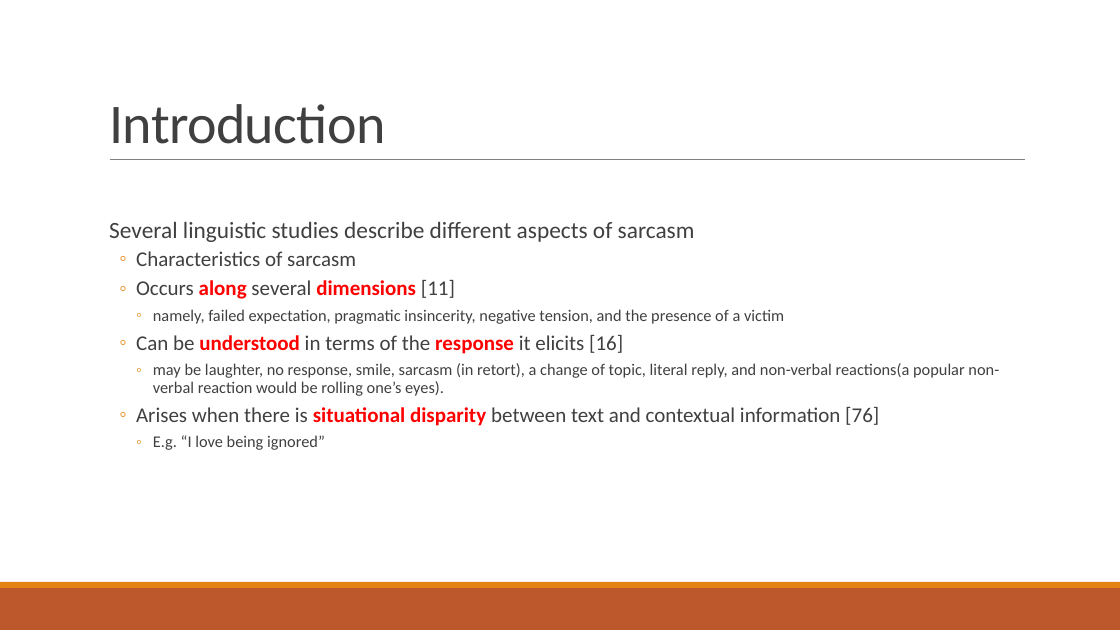
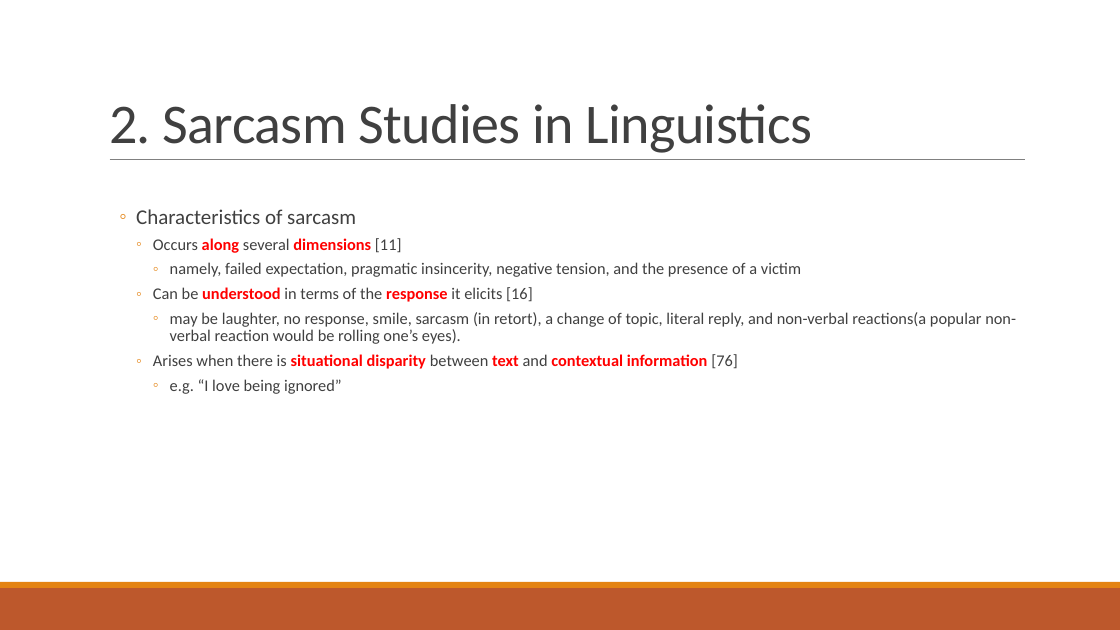
Before and after one commit to liangxh/grad, a slide deck: slide 3 of [文献调研] Automatic Sarcasm Detection A Survey.pptx. Drawn at 1120x630 pixels with LibreOffice and Linux fonts; fonts in the diff are those of the drawing. Boxes give left, top, right and bottom in pixels: in the first picture for what was removed or moved away, otherwise in the second. Text is boxed around its words. In the diff, an @@ line names an element or a change of style, - is before the commit and + after.

Commit message:
update

```diff
--- a/[文献调研] Automatic Sarcasm Detection A Survey.pptx
+++ b/[文献调研] Automatic Sarcasm Detection A Survey.pptx
@@ title at box(109, 104, 812, 153): text changed @@
-Introduction
+2. Sarcasm Studies in Linguistics
@@ text at box(109, 222, 695, 242): paragraph removed @@
-  Several linguistic studies describe different aspects of sarcasm
@@ text at box(153, 238, 1016, 369): size 18 to 14 pt in "Occurs along several dimensions [11]", "Can be understood in terms of the ...", "Arises when there is situational disparity between ..."; text colour #404040 to #FF0000, bold on in "text contextual information"; list level 2 to 3 in "Occurs along several dimensions [11]"; list level 3 to 4 in "namely, failed expectation, pragmatic insincerity, ..."; list level 2 to 3 in "Can be understood in terms ..."; list level 3 to 4 in "may be laughter, no response, ..."; list level 2 to 3 in "Arises when there is situational ..." @@
@@ text at box(170, 379, 342, 394): text changed @@
-    ◦ E.g. “I love being ignored”
+      ◦ e.g. “I love being ignored”
```
Also in this commit, not shown: 22 other slides changed, 11 slides added, 1 slide removed.
